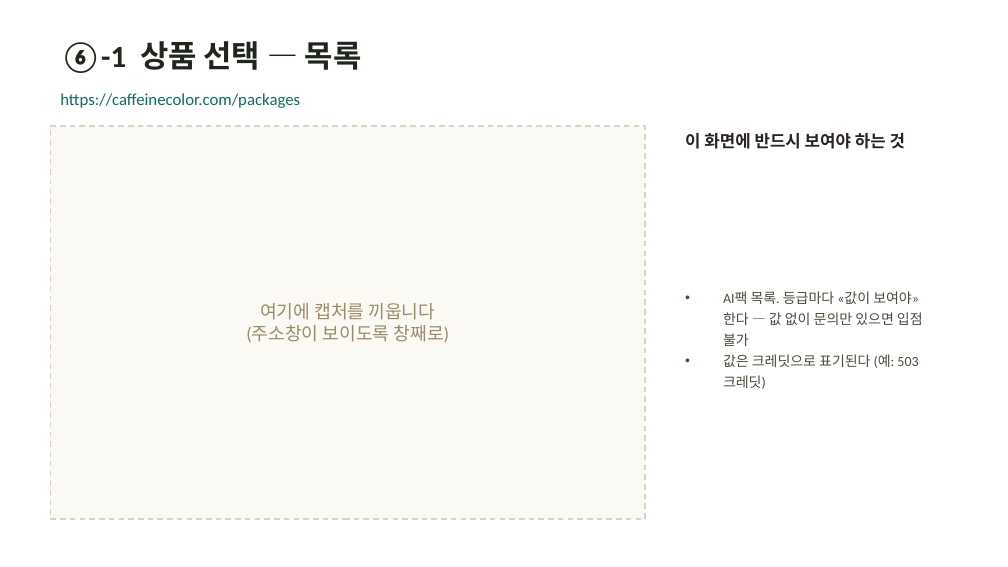
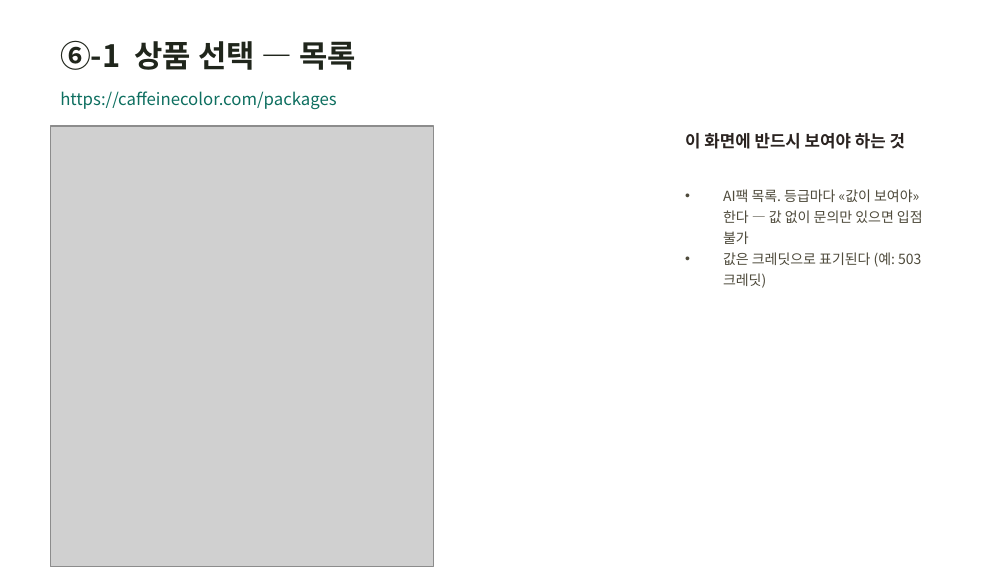
Before and after one commit to hyunplanb-cyber/ia-generation-platform, a slide deck: slide 5 of 가격정책/결제경로_카페인컬러.pptx. Drawn at 1008x567 pixels with LibreOffice and Linux fonts; fonts in the diff are those of the drawing; grey boxes stand for pictures. Boxes give left, top, right and bottom in pixels: in the first picture for what was removed or moved away, otherwise in the second. Text is boxed around its words. In the diff, an @@ line names an element or a change of style, - is before the commit and + after.

```diff
--- a/가격정책/결제경로_카페인컬러.pptx
+++ b/가격정책/결제경로_카페인컬러.pptx
@@ rectangle removed at box(50, 126, 645, 519) @@
@@ picture added at box(50, 126, 433, 567) @@
@@ font Calibri to Noto Sans CJK KR in 3 elements at box(60, 40, 356, 70), box(60, 91, 336, 109), box(723, 189, 923, 267) @@
@@ text removed at box(246, 303, 450, 342) @@
-여기에 캡처를 끼웁니다
-(주소창이 보이도록 창째로)
```
Also in this commit, not shown: 11 other slides changed, 3 slides added, 55 other files.
